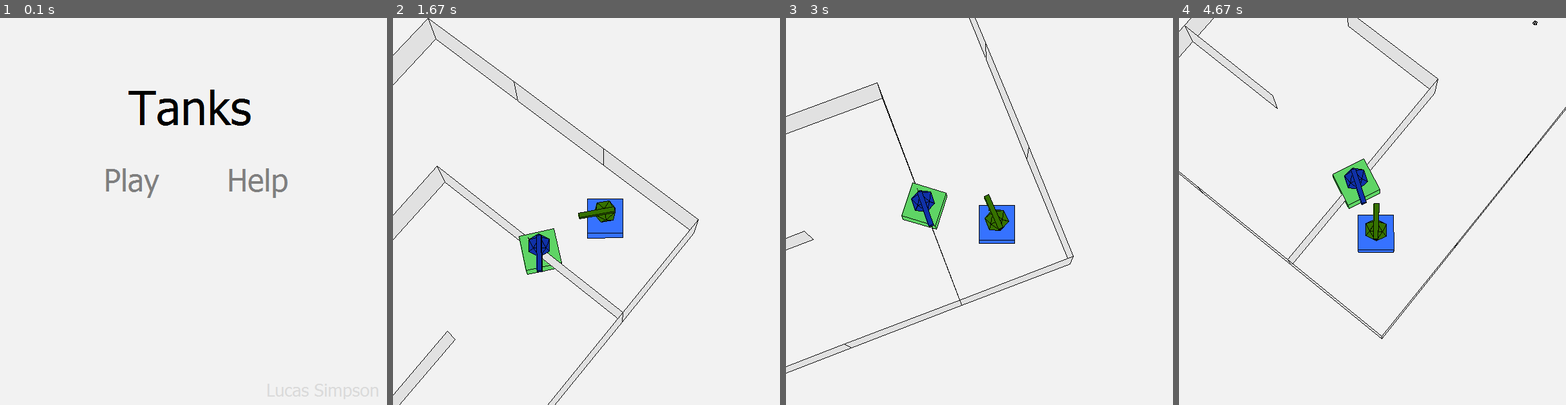
Above: before the commit, frames 1-4 (left to right).
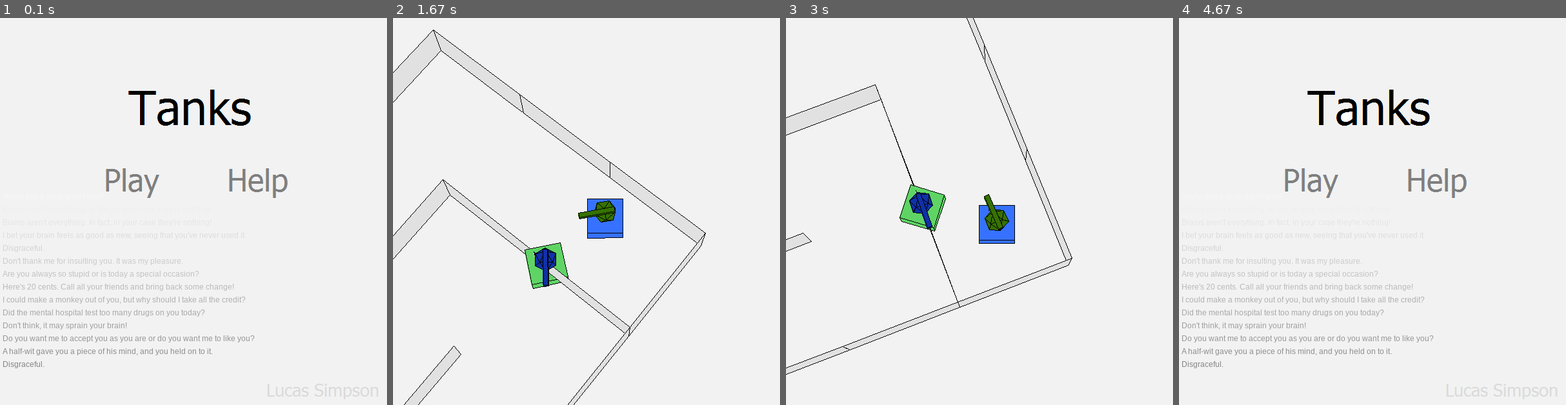
Above: after the commit, the same moments.

Repository: LucasSimpson/EpicGame
Game: pygame game, started from run.py
Same seed, same stepped clock (60 frames per second), same inputs: the game is played once before the commit and once after it. The source is Python 2; it was converted automatically to run under Python 3.
Inputs (mouse positions are in pixels of both pictures, inside the frame that each line leads up to):
- Up to frame 1 (0.1 s): no input
- Up to frame 2 (1.67 s): click (524, 180) at 0.4 s; hold Right 0.67-1.13 s; move the mouse to (625, 238) at 0.7 s; hold Up 1.17-1.47 s; tap Z at 1.23, 1.57 s; hold Right from 1.5 s (still down)
- Up to frame 3 (3 s): tap Z at 1.87, 2.07, 2.37, 2.63 s; release Right at 1.97 s; hold Left 2-2.53 s; tap X at 2.15 s; hold Down 2.57-2.87 s; tap Space at 2.9 s
- Up to frame 4 (4.67 s): hold Left 3.23-3.63 s; tap Z at 3.3, 3.73 s; tap X at 3.38 s; hold Up 3.67-4.03 s; tap Space at 3.82 s

The runs differ from the first frame. In frame 1, 2.0% of the frame differs, in the area x 0-66%, y 58-91%; in frame 2, 2.4%; in frame 3, 1.8%; in frame 4, 6.4%, in the area x 0-100%, y 0-91%.

Commit message:
Pretty sure this is final commit

Diff:
--- a/Player.py
+++ b/Player.py
@@ -139,13 +139,13 @@
     def getInput (self, pygame):
         keys = pygame.keyboardInput ()
         if keys [273]:
-            self.setMovement (1)
+            self.setMovement (100)
         elif keys [274]:
-            self.setMovement (-1)
+            self.setMovement (-100)
         if keys [275]:
-            self.setRotation (1)
+            self.setRotation (100)
         elif keys [276]:
-            self.setRotation (-1)
+            self.setRotation (-100)
         if keys [264] or keys [122]:
             self.changeViewTheta (-self.rotspeed / 5)
         elif keys [261] or keys [120]:
--- a/Pygame.py
+++ b/Pygame.py
@@ -71,17 +71,17 @@
     def __init__ (self, screen):
         self.font = pygame.font.SysFont ('Tahoma', 20)
         self.screen = screen
-        self.floatingTexts = []
         self.stack = []
 
-    def addText (self, text, x, y, clr = (195, 195, 195)):
-        self.stack += [[text, x, y, clr]]
+    def addText (self, text, x, y, clr = (195, 195, 195), size = 20):
+        self.stack += [[text, x, y, clr, size]]
 
     def renderText (self):
-        for a in self.floatingTexts:
-            a.render (self.font, self.screen)
         for a in self.stack:
-            label = self.font.render (a [0], 1, a [3])
+            if a [4] != 20:
+                label = pygame.font.SysFont ('Tahoma', a [4]).render (a [0], 1, a [3])
+            else:
+                label = self.font.render (a [0], 1, a [3])
             self.screen.blit (label, (a [1], a [2]))
         self.stack = []
 
@@ -121,7 +121,10 @@
 class Screen:
     def __init__ (self, screen):
         self.screen = screen
-        self.insults = open ('insults.txt', 'r').readlines ()
+        self.insults = []
+        for a in open ('insults.txt', 'r').readlines ():
+            if a != '\n':
+                self.insults += [a]
         self.numUpgrades = 0
         self.insultsToDraw = []
 
@@ -141,10 +144,11 @@
         return self.insults [random.randint (0, len (self.insults) - 1)]
 
     def addInsult (self):
-        self.insultsToDraw += [[self.randomInsult ()[:-1], (230, 230, 230)]]
+        self.insultsToDraw += [self.randomInsult ()[:-1]]
 
     def drawInsults (self, pygame):
         for a in range (len (self.insultsToDraw)):
             if a == 14:
                 break
-            pygame.textSystem.addText (self.insultsToDraw [a][0], 4, 530 - a * 20, self.insultsToDraw [a][1])
+            clr = 129 + a * 9
+            pygame.textSystem.addText (self.insultsToDraw [a], 4, 530 - a * 20, (clr, clr, clr), 12)
--- a/insults.txt
+++ b/insults.txt
@@ -9,3 +9,76 @@
 The robot moves randomly and you couldn't kill it?
 Give someone else a turn. You're hopeless.
 You're just a scrib aren't you?
+A guy with your IQ should have a low voice too!
+
+A half-wit gave you a piece of his mind, and you held on to it.
+
+And there he was: reigning supreme at number two.
+
+Any similarity between you and a human is purely coincidental!
+
+Anyone who told you to be yourself couldn't have given you worse advice.
+
+Are you always so stupid or is today a special occasion?
+
+Are you brain-dead?
+
+As an outsider, what do you think of the human race?
+
+Believe me, I don't want to make a monkey out of you. Why should I take all the credit?
+
+Brains aren't everything. In fact, in your case they're nothing!
+
+Calling you stupid would be an insult to stupid people.
+
+Careful now, don't let your brains go to your head!
+
+Did the mental hospital test too many drugs on you today?
+
+Do you want do die stupid?
+
+Do you want me to accept you as you are or do you want me to like you?
+
+Doesn't know the meaning of the word fear, but then again he doesn't know the meaning of most words.
+
+Don't feel bad. A lot of people have no talent!
+
+Don't let your mind wander -- it's too little to be let out alone.
+
+Don't thank me for insulting you. It was my pleasure.
+
+Don't think, it may sprain your brain!
+
+Don't you have a terribly empty feeling ---- in your skull?
+
+Don't you love nature, despite what it did to you?
+
+Don't you need a license to be that ugly?
+
+Everyone is gifted. Some open the package sooner.
+
+Excellent time to become a missing person.
+
+Fat? You're not fat, you're just ... fat.
+
+For two cents I'd give you a piece of my mind - and all of yours.
+
+Go ahead, tell them everything you know. It'll only take 10 seconds.
+
+Grasp your ears firmly and remove your head from your ass.
+
+Have you considered suing your brains for nonsupport?
+
+Here's 20 cents. Call all your friends and bring back some change!
+
+He's got that far away look. The farther he gets, the better he looks.
+
+How many years did it take you to learn how to breathe?
+
+I bet your brain feels as good as new, seeing that you've never used it.
+
+I could make a monkey out of you, but why should I take all the credit?
+
+I don't know what makes you so stupid, but it really works!
+
+I don't think you are a fool. But then what's MY opinion against thousands of others?
--- a/run.py
+++ b/run.py
@@ -28,6 +28,9 @@
 
 # screen controller
 screen = Pygame.Screen ('MainMenu')
+
+for a in range (14):
+   screen.addInsult ()
 
 def loop (frame):
     if screen.currentScreen () == 'MainMenu':
@@ -86,19 +89,19 @@
         pygame.textSystem.addText ("Number of upgrades left: " + str (screen.numberOfUpgrades ()), 10, 550)
         upgradeScreen.draw ()
         if bMovementSpeed.clicked ():
-            player.movementSpeed *= 1.5
+            player.movementSpeed *= 1.25
             screen.setNumUpgrades (screen.numberOfUpgrades () - 1)
         elif bTurnSpeed.clicked ():
-            player.rotspeed *= 1.5
+            player.rotspeed *= 1.25
             screen.setNumUpgrades (screen.numberOfUpgrades () - 1)
         elif bTurretSpeed.clicked ():
-            player.turretrotspeed *= 1.5
+            player.turretrotspeed *= 1.25
             screen.setNumUpgrades (screen.numberOfUpgrades () - 1)
         elif bCooldown.clicked ():
-            player.cooldown = int (player.cooldown * 0.6 + 1)
+            player.cooldown = int (player.cooldown * 0.75 + 1)
             screen.setNumUpgrades (screen.numberOfUpgrades () - 1)
         elif bBulletSpeed.clicked ():
-            player.bulletSpeed *= 1.5
+            player.bulletSpeed *= 1.25
             screen.setNumUpgrades (screen.numberOfUpgrades () - 1)
         if screen.numberOfUpgrades () == 0:
             levelController.loadLevel (pygame)
